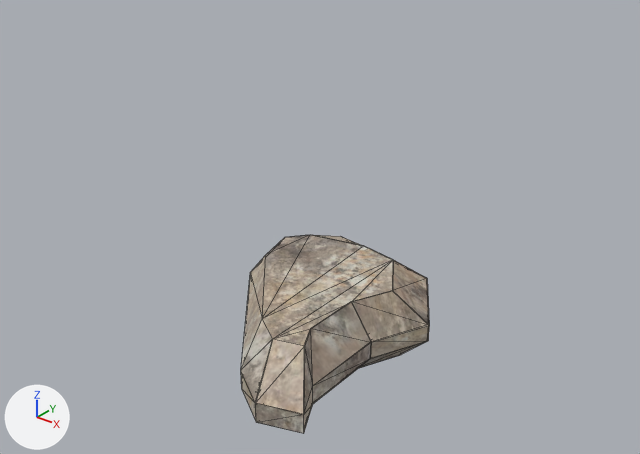
A saved change to the glTF model assets/models/env/crystal_deep/cave_rock.glb.
Before and after are seen from a 50 mm camera at (0.677, -0.818, 0.647) aimed at (0.025, -0.003, 0.142). The axes (+X, +Y, +Z) are drawn at lower left. The lights are the same throughout. The picture after the commit comes second. Mesh edges are drawn as thin lines. Vertices at exactly the same position are counted once.

In view in the first picture: 'cave_rock'.
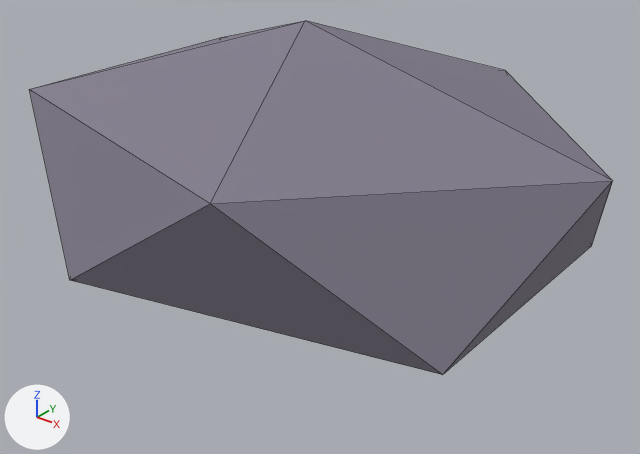
Changed parts and their boxes (x1, y1, x2, y2) in the pictures (640 x 454 px):
'cave_rock', reshaped, moved (208% wider, 78% taller): before (241, 235, 430, 434); after (29, 20, 613, 375)
part 1 of me_mesh_rock_largea, added: after (29, 20, 613, 375)
part 2 of me_mesh_rock_largea, deleted: before (262, 235, 393, 346)
part 3 of me_mesh_rock_largea, deleted: before (260, 303, 399, 411)
part 4 of me_mesh_rock_largea, deleted: before (241, 255, 266, 369)
part 5 of me_mesh_rock_largea, deleted: before (371, 324, 430, 359)
part 6 of me_mesh_rock_largea, deleted: before (361, 341, 425, 367)
part 7 of me_mesh_rock_largea, deleted: before (392, 260, 429, 324)
part 8 of me_mesh_rock_largea, deleted: before (304, 330, 313, 412)
part 9 of me_mesh_rock_largea, deleted: before (256, 339, 305, 415)
part 10 of me_mesh_rock_largea, deleted: before (304, 386, 313, 432)
part 11 of me_mesh_rock_largea, deleted: before (241, 372, 256, 421)
part 12 of me_mesh_rock_largea, deleted: before (311, 302, 371, 386)
part 13 of me_mesh_rock_largea, deleted: before (352, 290, 429, 342)
part 14 of me_mesh_rock_largea, deleted: before (256, 404, 304, 434)
part 15 of me_mesh_rock_largea, deleted: before (313, 343, 371, 404)
part 16 of me_mesh_rock_largea, deleted: before (241, 319, 273, 403)
part 17 of me_mesh_rock_largea, deleted: before (314, 235, 363, 246)

Edits to the bpy script that builds the scene:
```text
Add mat_caverock:
    mat_caverock = principled_material('CaveRock')
    mat_caverock.base_color = (0.22, 0.2, 0.26)  # grey #817c8b
    mat_caverock.roughness = 0.8
Change me_mesh_rock_largea:
    used by ob_cave_rock; location = (0.0, 0.0, 0.0)
    remove me_mesh_rock_largea.from_pydata(...)  # 146 vertices, 80 faces; spans x -0.156..0.156, y -0.204..0.203, z -0.05..0.054
    remove me_mesh_rock_largea.materials.append(mat_cken)
    add me_mesh_rock_largea.from_pydata(...)  # 12 vertices, 20 faces; spans x -0.395..0.395, y -0.289..0.289, z -0.187..0.187
    me_mesh_rock_largea part 1: a new loose piece, an icosphere of 20 faces spanning x -0.395..0.395, y -0.289..0.289, z -0.187..0.187, in mat_caverock (grey #817c8b)
    me_mesh_rock_largea part 2: the loose piece of 11 vertices spanning x -0.108..0.108, y -0.14..0.132, z 0.052..0.054 is deleted
    me_mesh_rock_largea part 3: the loose piece of 10 vertices spanning x -0.122..0.122, y -0.158..0.158, z -0.05..-0.047 is deleted
    me_mesh_rock_largea part 4: the loose piece of 4 vertices spanning x -0.133..0.03, y -0.166..0.028, z 0.007..0.054 is deleted
    me_mesh_rock_largea part 5: the loose piece of 4 vertices spanning x 0.118..0.155, y -0.012..0.072, z -0.02..0.008 is deleted
    me_mesh_rock_largea part 6: the loose piece of 4 vertices spanning x 0.092..0.155, y -0.012..0.072, z -0.048..-0.018 is deleted
    me_mesh_rock_largea part 7: the loose piece of 4 vertices spanning x 0.057..0.156, y 0.048..0.179, z 0.006..0.053 is deleted
    me_mesh_rock_largea part 8: the loose piece of 4 vertices spanning x 0.082..0.146, y -0.185..-0.093, z 0.008..0.054 is deleted
    me_mesh_rock_largea part 9: the loose piece of 4 vertices spanning x 0.061..0.147, y -0.203..-0.127, z 0.008..0.054 is deleted
    me_mesh_rock_largea part 10: the loose piece of 4 vertices spanning x 0.12..0.147, y -0.185..-0.135, z -0.02..0.008 is deleted
    me_mesh_rock_largea part 11: the loose piece of 4 vertices spanning x 0.031..0.089, y -0.204..-0.166, z -0.02..0.008 is deleted
    me_mesh_rock_largea part 12: the loose piece of 4 vertices spanning x 0.082..0.12, y -0.135..-0.009, z 0.006..0.054 is deleted
    me_mesh_rock_largea part 13: the loose piece of 4 vertices spanning x 0.082..0.155, y -0.012..0.071, z 0.006..0.053 is deleted
    me_mesh_rock_largea part 14: the loose piece of 4 vertices spanning x 0.089..0.147, y -0.204..-0.185, z -0.02..0.008 is deleted
    me_mesh_rock_largea part 15: the loose piece of 4 vertices spanning x 0.118..0.12, y -0.135..-0.012, z -0.02..0.008 is deleted
    me_mesh_rock_largea part 16: the loose piece of 4 vertices spanning x 0.021..0.089, y -0.203..-0.115, z 0.008..0.054 is deleted
    me_mesh_rock_largea part 17: the loose piece of 3 vertices spanning x -0.084..-0.001, y 0.11..0.171, z 0.03..0.053 is deleted
    other edits to the shape of me_mesh_rock_largea do not show in these pictures
    add me_mesh_rock_largea.materials.append(mat_caverock)  # grey #817c8b
Change ob_cave_rock:
    ob_cave_rock.location: (0.0, 0.0, 0.0) -> (0.0, 0.0, 0.22)
```
